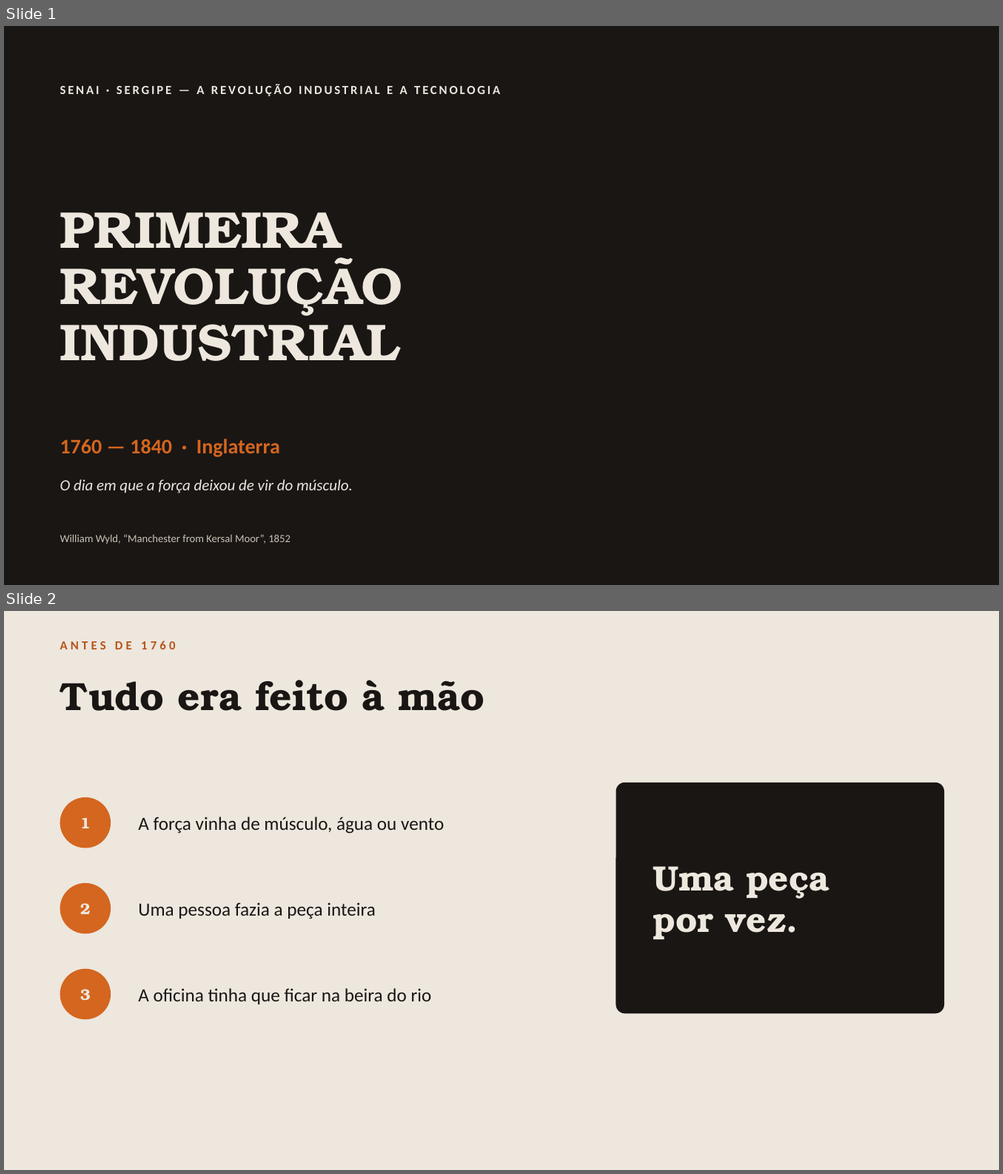
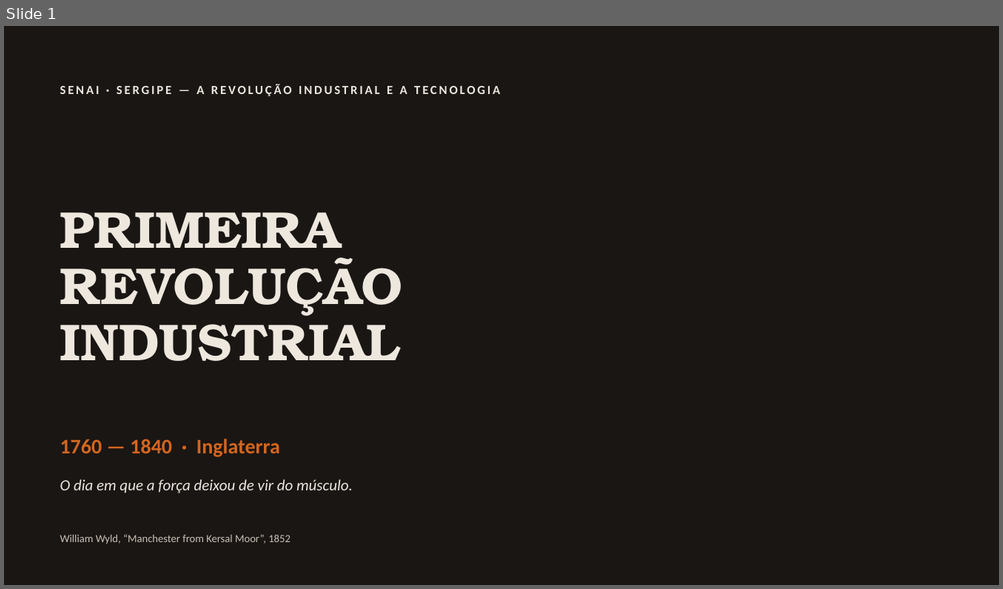
Before and after one commit to guirab734/industry, a slide deck: docs/primeira-revolucao-industrial.pptx. Shown one above the other, each under a label of ours: slides 1 and 2 before the commit, slide 1 after it. The pictures are 1003x1174 and 1003x589 pixels, drawn with LibreOffice and Linux fonts; fonts in the diff are those of the drawing; background and template pictures are left out. Boxes give left, top, right and bottom in pixels: in the first picture for what was removed or moved away, otherwise in the second. Text is boxed around its words. In the diff, an @@ line names an element or a change of style, - is before the commit and + after.

```diff
--- a/docs/primeira-revolucao-industrial.pptx
+++ b/docs/primeira-revolucao-industrial.pptx
@@ slide 2 removed at bbox=[4, 611, 999, 1170], background #EDE7DE @@
@@ text removed at bbox=[60, 641, 176, 649] @@
-ANTES DE 1760
@@ text removed at bbox=[60, 680, 485, 711] @@
-Tudo era feito à mão
@@ rounded rectangle removed at bbox=[616, 783, 944, 1014] @@
@@ ellipse removed at bbox=[60, 797, 111, 849] @@
@@ text removed at bbox=[80, 817, 91, 829] @@
-1
@@ text removed at bbox=[138, 817, 444, 834] @@
-A força vinha de músculo, água ou vento
@@ text removed at bbox=[653, 866, 829, 940] @@
-Uma peça
-por vez.
@@ ellipse removed at bbox=[60, 883, 111, 934] @@
@@ text removed at bbox=[80, 903, 91, 914] @@
-2
@@ text removed at bbox=[138, 903, 375, 920] @@
-Uma pessoa fazia a peça inteira
@@ ellipse removed at bbox=[60, 969, 111, 1020] @@
@@ text removed at bbox=[80, 989, 91, 1001] @@
-3
@@ text removed at bbox=[138, 988, 432, 1005] @@
-A oficina tinha que ficar na beira do rio
```
Also in this commit, not shown: 1 slide changed, 1 slide added, 7 other slides removed, 1 other file.
